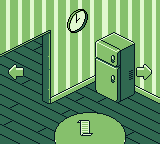
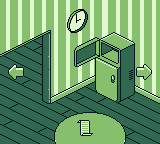
Two versions of the same layered image (160px x 144px). Layer-by-layer changes:
showed "FreezerOpen" over <box>74,37,120,68</box>
hid "Refrigerator" over <box>95,37,120,68</box>
